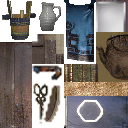
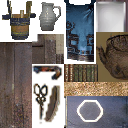
Layer changes from the first w=128, h=128 image to the second:
added layer "Camada 15" above "Camada 14" over (x1=64, y1=64, x2=98, y2=82)
